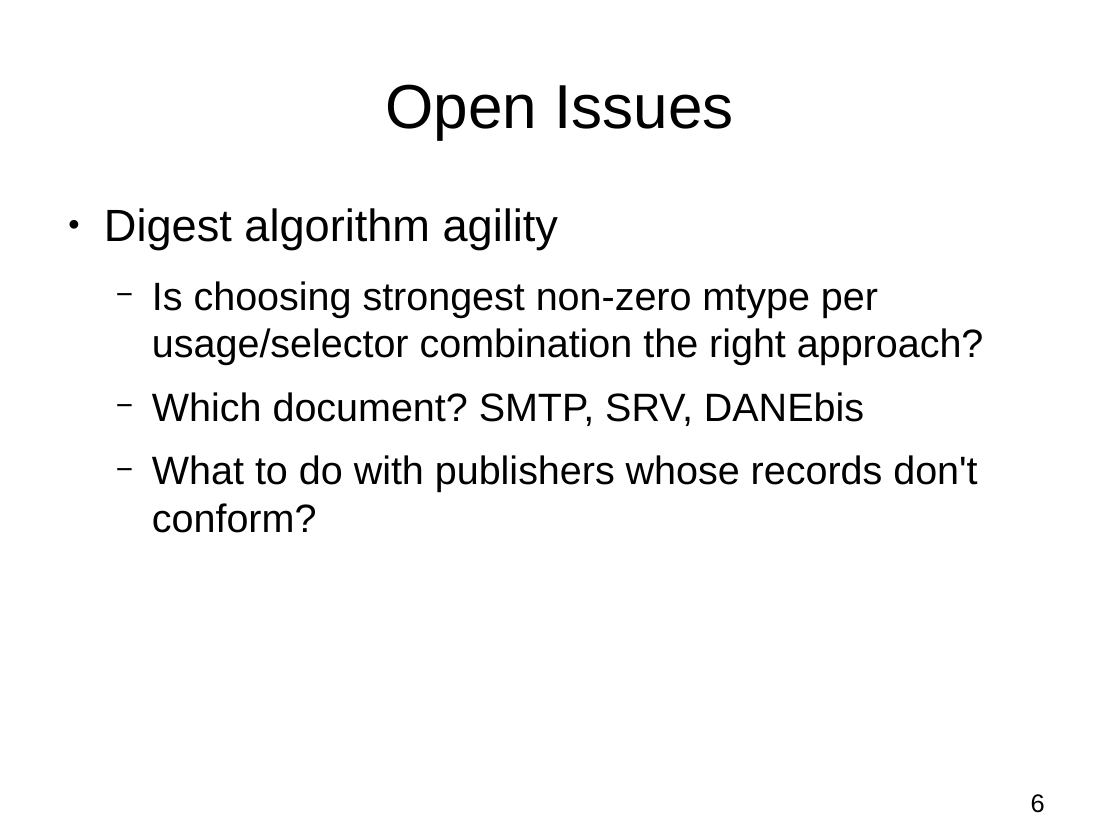
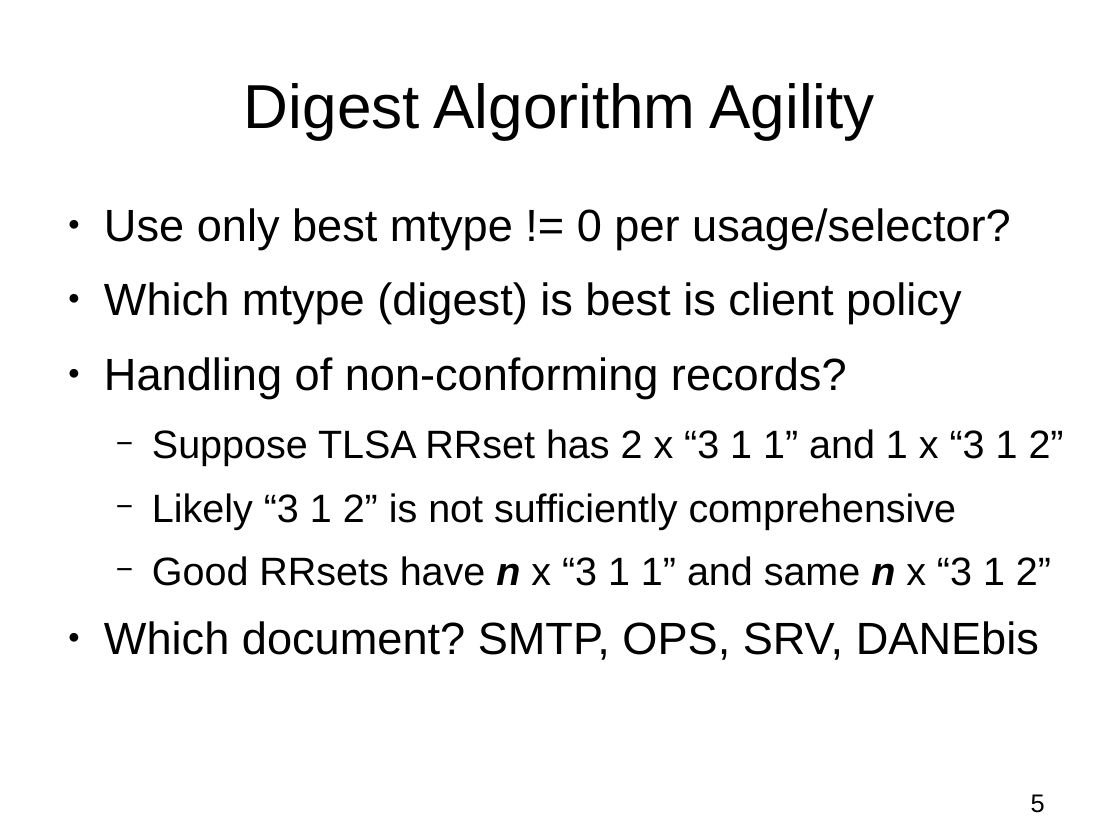
Before and after one commit to vdukhovni/ietf, a slide deck: slide 5 of DANE-SMTP.odp (slide 6 before the commit). Drawn at 1120x840 pixels with LibreOffice and Linux fonts; fonts in the diff are those of the drawing. Boxes give left, top, right and bottom in pixels: in the first picture for what was removed or moved away, otherwise in the second. Text is boxed around its words. In the diff, an @@ line names an element or a change of style, - is before the commit and + after.

```diff
--- a/DANE-SMTP.odp
+++ b/DANE-SMTP.odp
@@ title at (244, 83, 874, 139): text changed @@
-Open Issues
+Digest Algorithm Agility
@@ text at (104, 208, 1064, 660): text changed; size 28 to 32 pt @@
-● Digest algorithm agility
-  − Is choosing strongest non-zero mtype per usage/selector combination the right approach?
-  − Which document? SMTP, SRV, DANEbis
-  − What to do with publishers whose records don't conform?
+● Use only best mtype != 0 per usage/selector?
+● Which mtype (digest) is best is client policy
+● Handling of non-conforming records?
+  − Suppose TLSA RRset has 2 x “3 1 1” and 1 x “3 1 2”
+  − Likely “3 1 2” is not sufficiently comprehensive
+  − Good RRsets have n x “3 1 1” and same n x “3 1 2”
+● Which document? SMTP, OPS, SRV, DANEbis
@@ page number at (1031, 794, 1045, 813): text changed @@
-6
+5
```
Also in this commit, not shown: 4 other slides changed, 3 slides added, 2 slides removed.
